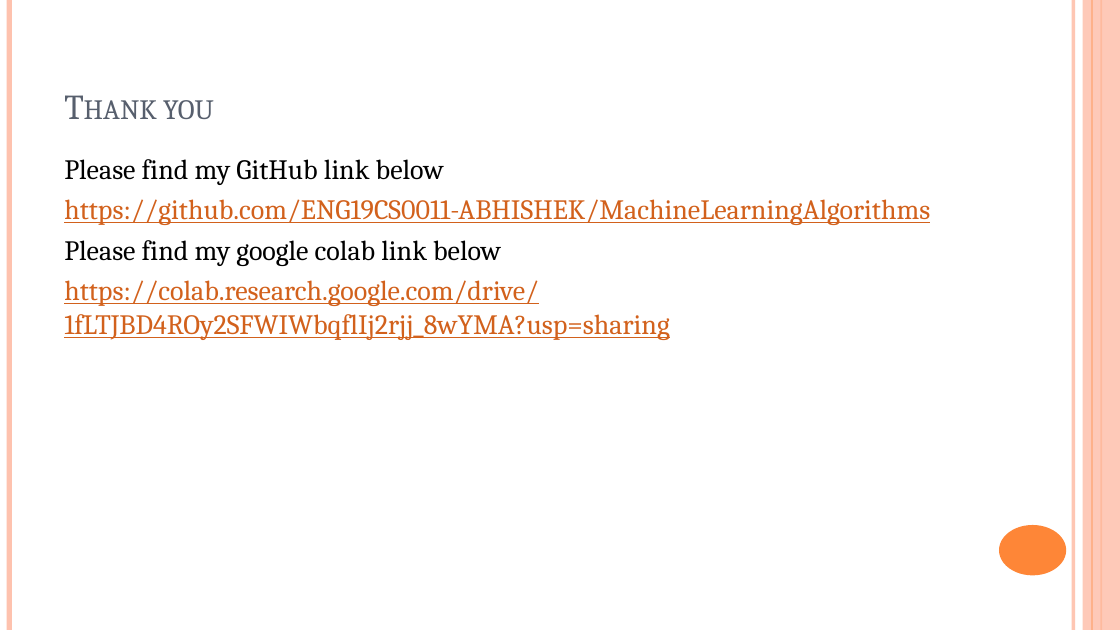
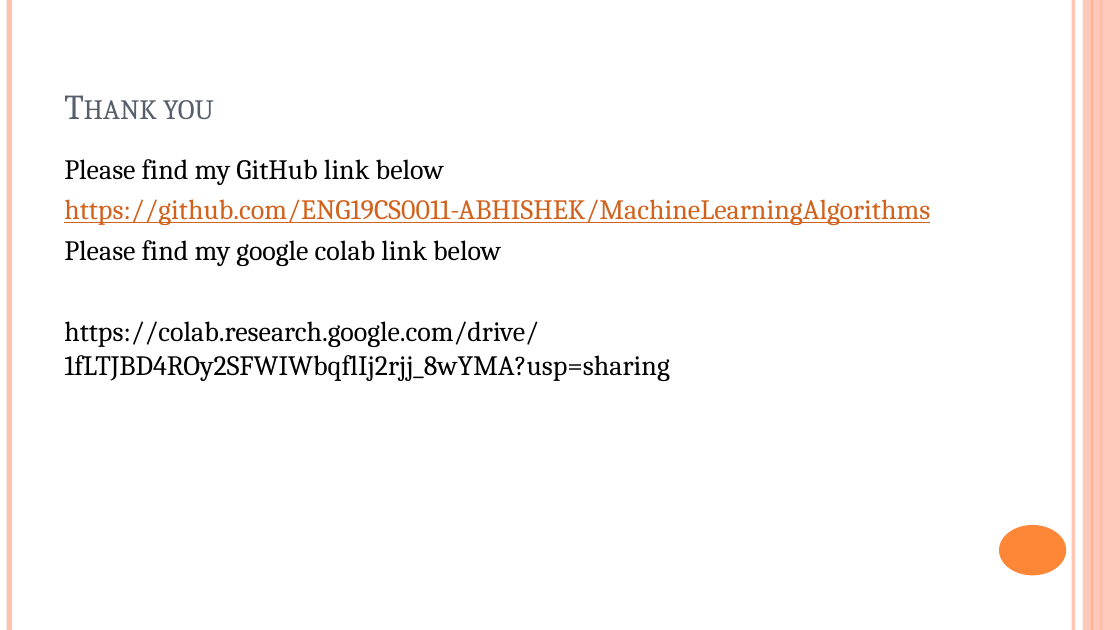
Before and after one commit to ENG19CS0011-ABHISHEK/MachineLearningAlgorithms, a slide deck: slide 21 of ENG19CS0011_Abhishek krishna TM.pptx. Drawn at 1120x630 pixels with LibreOffice and Linux fonts; fonts in the diff are those of the drawing. Boxes give left, top, right and bottom in pixels: in the first picture for what was removed or moved away, otherwise in the second. Text is boxed around its words. In the diff, an @@ line names an element or a change of style, - is before the commit and + after.

```diff
--- a/ENG19CS0011_Abhishek krishna TM.pptx
+++ b/ENG19CS0011_Abhishek krishna TM.pptx
@@ text at <box>64,321,670,381</box>: text colour #D2611C to #000000, underline off in "https://colab.research.google.com/drive/1fLTJBD4ROy2SFWIWbqf ..." @@
```
